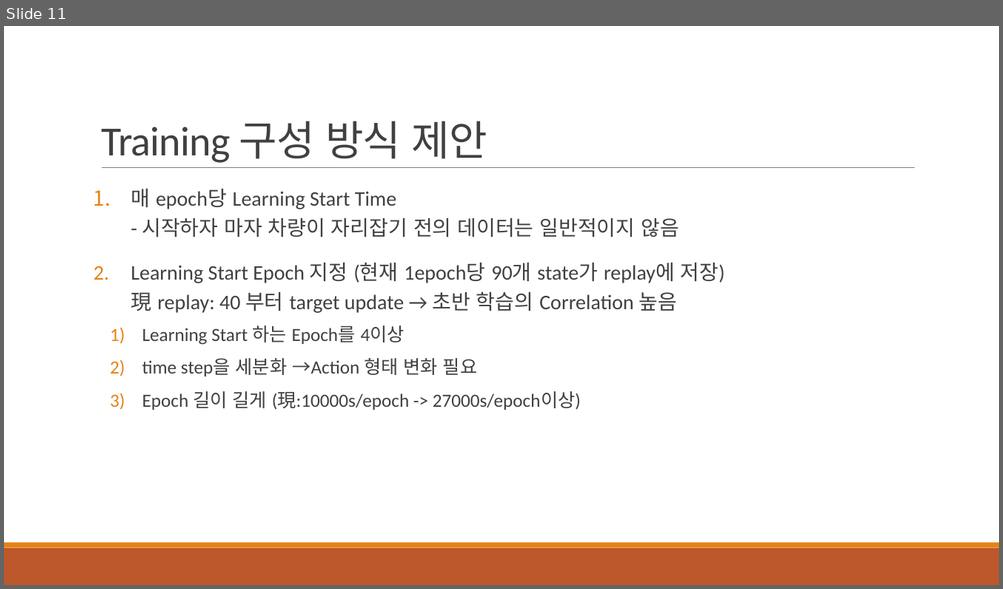
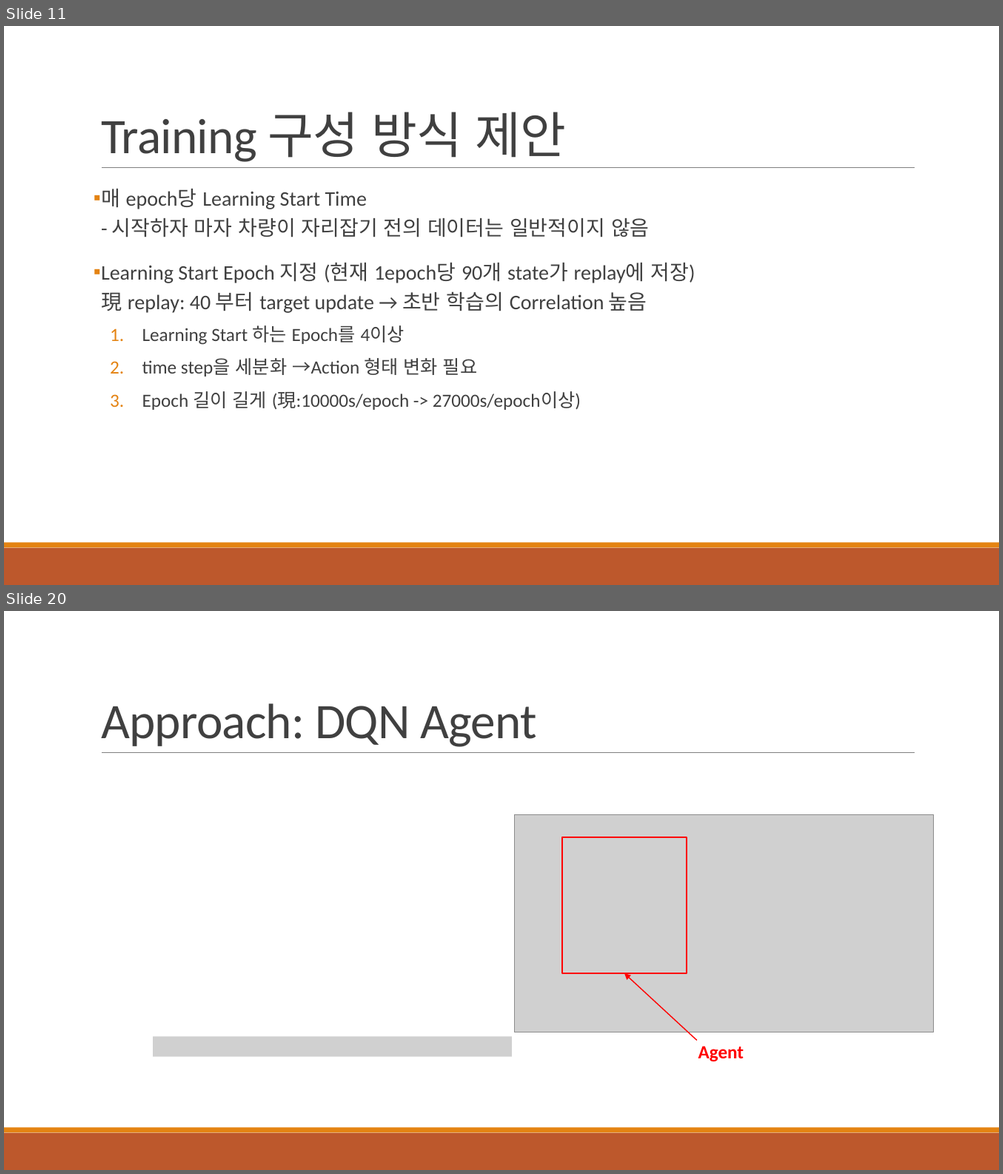
Before and after one commit to 3neutronstar/traffic-optimization_RL, a slide deck: 1st_Seminar(강민수).pptx. Shown one above the other, each under a label of ours: slide 11 before the commit, slides 11 and 20 after it; the slides between them are not shown. The pictures are 1003x589 and 1003x1174 pixels, drawn with LibreOffice and Linux fonts; fonts in the diff are those of the drawing; grey boxes stand for pictures. Boxes give left, top, right and bottom in pixels: in the first picture for what was removed or moved away, otherwise in the second. Text is boxed around its words. In the diff, an @@ line names an element or a change of style, - is before the commit and + after.

```diff
--- a/1st_Seminar(강민수).pptx
+++ b/1st_Seminar(강민수).pptx
@@ slide 20 added at (4,611,999,1170), background #FFFFFF; not listed: 3 template elements that a slide beside it also shows @@
@@ title added at (101,703,537,747), 48 pt, text #404040 @@
+Approach: DQN Agent
@@ picture added at (515,815,933,1033) @@
@@ rectangle added at (562,838,687,974), outline #FF0000 1.25 pt @@
@@ arrow added from (697, 1041) to (624, 974), #FF0000 1 pt @@
@@ picture added at (153,1037,512,1057) @@
@@ text added at (698,1046,744,1062), 18 pt, text #FF0000, bold @@
+Agent
@@ slide 11 changed as well @@
@@ title "Training 구성 방식 제안" at (101,112,566,162): size 40 to 48 pt @@
@@ text "매 epoch당 Learning Start Time ..." at (101,189,695,410): bullet 1. to ▪; bullet 1) to 1. @@
```
Also in this commit, not shown: 9 other slides changed, 12 other slides added.
